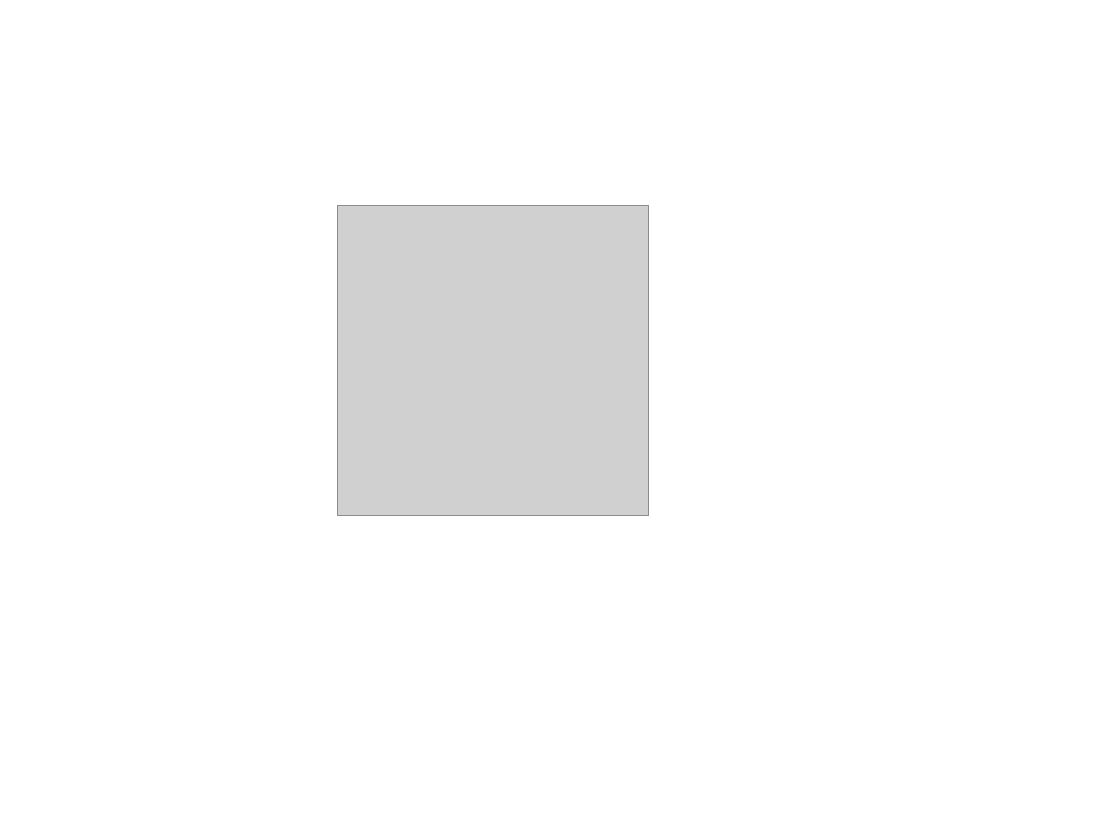
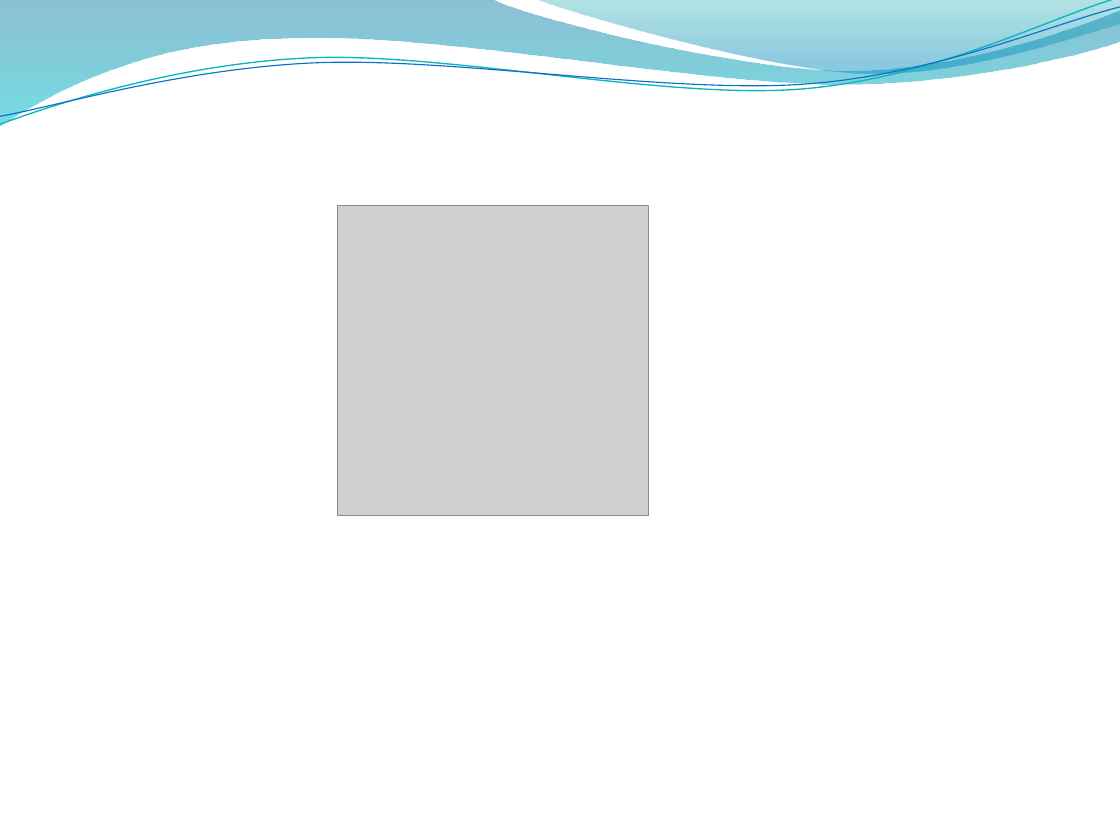
Before and after one commit to tjvictor/PublicCode, a slide deck: slide 5 of Public Class Presentation.pptx. Drawn at 1120x840 pixels with LibreOffice and Linux fonts; fonts in the diff are those of the drawing; grey boxes stand for pictures; background and template pictures are left out. Boxes give left, top, right and bottom in pixels: in the first picture for what was removed or moved away, otherwise in the second. Text is boxed around its words. In the diff, an @@ line names an element or a change of style, - is before the commit and + after.

```diff
--- a/Public Class Presentation.pptx
+++ b/Public Class Presentation.pptx
@@ freeform shape added at [0,0,1120,127], fill gradient #0074A1 to #00C6CF @@
@@ freeform shape added at [0,0,1120,131], outline #0AB8BF 0.85 pt @@
@@ freeform shape added at [0,7,1120,125], outline #0F6FC6 0.75 pt @@
@@ freeform shape added at [536,0,1120,77], fill gradient #00A1A9 to #008BBF @@
```
Also in this commit, not shown: 4 other slides changed.
